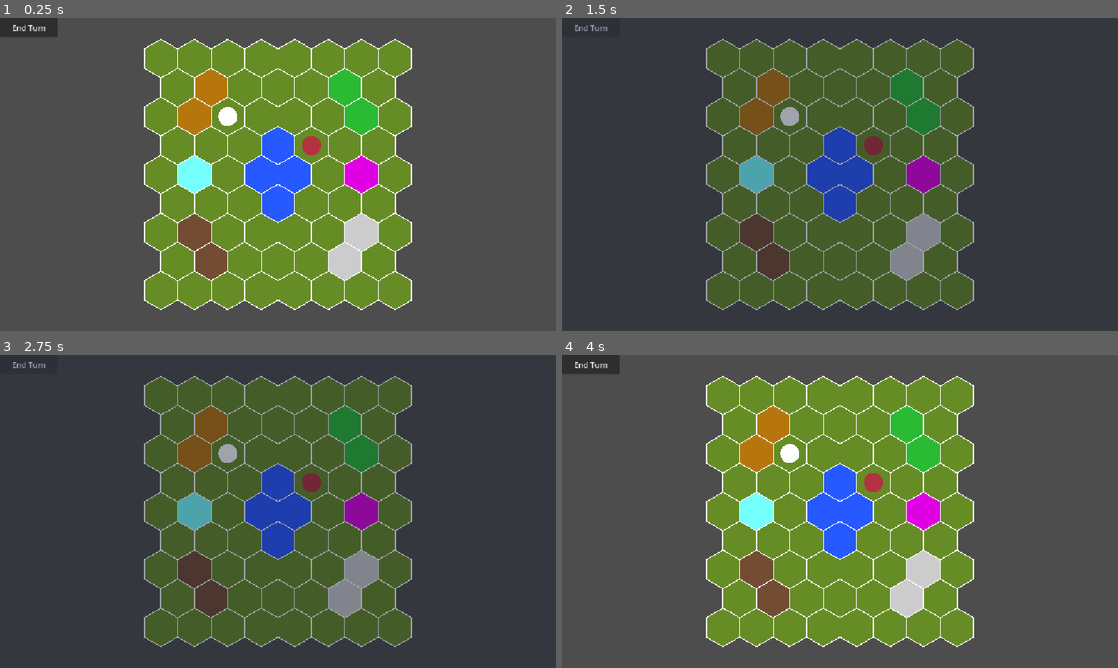
Above: before the commit, frames 1-4 (two rows, left to right).
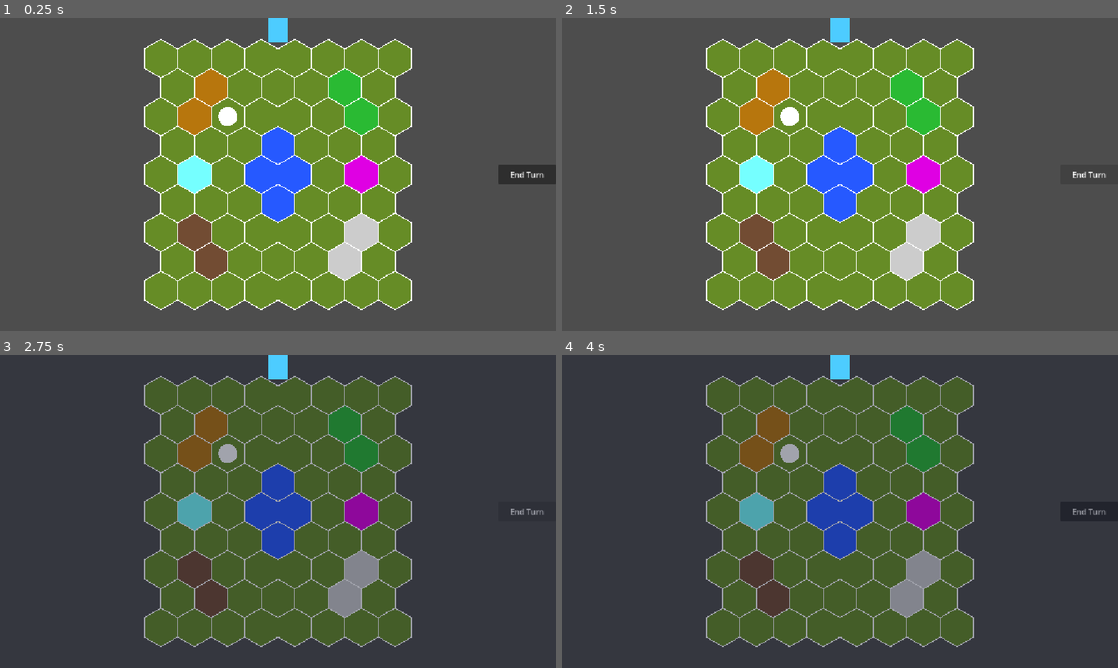
Above: after the commit, the same moments.

Repository: CookieZ0710/armello-lite
Game: Godot game, scene res://scenes/Main.tscn
The game is run twice, just before and just after one commit, with the same random seed, the same clock (stepped at 60 frames per second) and the same inputs.
Inputs (mouse positions are in pixels of both pictures, inside the frame that each line leads up to):
- Up to frame 1 (0.25 s): no input
- Up to frame 2 (1.5 s): click "End Turn" at 0.5 s; click "End Turn" at 1.25 s
- Up to frame 3 (2.75 s): click "End Turn" at 2 s
- Up to frame 4 (4 s): tap Enter at 2.75 s; move the mouse to (723, 395) at 2.77 s; click (723, 395) at 2.92 s; tap Space at 3.5 s; move the mouse to (756, 395) at 3.52 s; click (756, 395) at 3.67 s

The runs differ from the first frame. In frame 1, 1.7% of the frame differs, in the area x 0-100%, y 0-54%; in frame 2, 39%; in frame 3, 0.5%; in frame 4, 39%, in the area x 2-100%, y 0-94%.
Error after the commit: Invalid call. Nonexistent function 'active_phase' in base 'Area2D (npc.gd)'. (res://scripts/main.gd:162)

Commit message:
test add royal guard to turn manager
testing new NPC royal guard in addition to turn manager having to tend to day queue and night queue

Diff:
--- a/data/characters/placeholder_bane.tres
+++ b/data/characters/placeholder_bane.tres
@@ -4,6 +4,7 @@
 
 [resource]
 script = ExtResource("1_bnr2e")
+character_name = "Bane"
 fight = 4
 body = 4
 wits = 0
--- /dev/null
+++ b/data/characters/royal_guard.tres
@@ -0,0 +1,11 @@
+[gd_resource type="Resource" script_class="CharacterData" format=3 uid="uid://ekhyeiqg0c4k"]
+
+[ext_resource type="Script" uid="uid://c06efxbhxb5nc" path="res://scripts/data/character_data.gd" id="1_1vg3m"]
+
+[resource]
+script = ExtResource("1_1vg3m")
+character_name = "Royal Guard"
+fight = 4
+wits = 0
+spirit = 0
+metadata/_custom_type_script = "uid://c06efxbhxb5nc"
--- a/scenes/Main.tscn
+++ b/scenes/Main.tscn
@@ -9,8 +9,16 @@
 [node name="CanvasLayer" type="CanvasLayer" parent="." unique_id=257339680]
 
 [node name="EndTurnButton" type="Button" parent="CanvasLayer" unique_id=1729141878]
-offset_right = 120.0
-offset_bottom = 40.0
+anchors_preset = 6
+anchor_left = 1.0
+anchor_top = 0.5
+anchor_right = 1.0
+anchor_bottom = 0.5
+offset_left = -120.0
+offset_top = -20.0
+offset_bottom = 20.0
+grow_horizontal = 0
+grow_vertical = 2
 text = "End Turn"
 
 [node name="NightOverlay" type="ColorRect" parent="CanvasLayer" unique_id=396320373]
@@ -23,5 +31,14 @@
 mouse_filter = 2
 color = Color(0.0627451, 0.08235294, 0.16862746, 0.39215687)
 
+[node name="TurnOrderBar" type="HBoxContainer" parent="CanvasLayer" unique_id=1316951332]
+anchors_preset = 10
+anchor_right = 1.0
+offset_bottom = 50.0
+grow_horizontal = 2
+size_flags_horizontal = 3
+size_flags_vertical = 4
+alignment = 1
+
 [node name="TurnManager" type="Node" parent="." unique_id=1295381014]
 script = ExtResource("2_rvslj")
--- a/scripts/TurnManager.gd
+++ b/scripts/TurnManager.gd
@@ -2,41 +2,68 @@
 
 signal turn_changed(actor: Node)
 signal phase_changed(is_night: bool)
+signal queue_changed
 
+var all_actors: Array[Node] = []
 var turn_queue: Array[Node] = []
+var completed_actors: Array[Node] = []
+
+var queue_started: bool = false
 var current_turn_index: int = 0
 var current_actor: Node = null
 var is_night: bool = false
 
-func setup(queue: Array[Node]) -> void:
-	print("=== TurnManager Setup ===")
-	print("Received queue: ", queue)
-	print("Queue size: ", queue.size())
+func register_actor(actor: Node) -> void:
+	if not is_instance_valid(actor):
+		return
 
-	turn_queue = queue
+	if all_actors.has(actor):
+		return
+
+	all_actors.append(actor)
+
+	if queue_started:
+		rebuild_turn_queue()
+
+	queue_changed.emit()
+
+func start_queue() -> void:
+	completed_actors.clear()
 	current_turn_index = 0
 	is_night = false
+	queue_started = true
+
+	rebuild_turn_queue()
+
+	if turn_queue.is_empty():
+		current_actor = null
+		return
 
 	start_current_turn()
 
+func rebuild_turn_queue() -> void:
+	turn_queue.clear()
 
+	for actor in all_actors:
+		if not is_instance_valid(actor):
+			continue
+
+		if actor.has_method("can_act_during_phase"):
+			if not actor.can_act_during_phase(is_night):
+				continue
+
+		turn_queue.append(actor)
+
+	current_turn_index = 0
+	queue_changed.emit()
 
 func start_current_turn() -> void:
-	#print("=== Starting Turn ===")
-	#print("Queue size: ", turn_queue.size())
-	#print("Current index: ", current_turn_index)
-
 	if turn_queue.is_empty():
-		#push_error("Turn queue is empty!")
 		current_actor = null
 		return
 
+	current_turn_index = current_turn_index % turn_queue.size()
 	current_actor = turn_queue[current_turn_index]
-	#print("Current actor: ", current_actor)
-#
-	#if current_actor == null:
-		#push_error("Current actor is null inside the turn queue!")
-		#return
 
 	if current_actor.has_method("reset_ap"):
 		current_actor.reset_ap()
@@ -45,14 +72,21 @@
 
 
 func end_turn() -> void:
-	if turn_queue.is_empty():
+	if turn_queue.is_empty() or current_actor == null:
 		return
 
+	completed_actors.append(current_actor)
 	current_turn_index += 1
 
 	if current_turn_index >= turn_queue.size():
-		current_turn_index = 0
 		is_night = not is_night
+		completed_actors.clear()
+
 		phase_changed.emit(is_night)
+		rebuild_turn_queue()
 
+	queue_changed.emit()
 	start_current_turn()
+
+func has_finished_turn(actor: Node) -> bool:
+	return completed_actors.has(actor)
--- a/scripts/entities/npc.gd
+++ b/scripts/entities/npc.gd
@@ -2,10 +2,14 @@
 
 @export var character_data: CharacterData
 @export var radius: float = 20.0
+@export_enum("Both", "Day", "Night")
 
 var current_health: int
 var max_health: int
 var fight: int
+var coordinates: Vector2i = Vector2i.ZERO
+var active_phase: String = "Night"
+
 
 func _ready() -> void:
 	var points = PackedVector2Array()
@@ -32,3 +36,13 @@
 	print("Name: ", character_data.character_name)
 	print("Fight: ", fight)
 	print("Health: ", current_health, "/", max_health)
+
+
+func can_act_during_phase(is_night: bool) -> bool:
+	if active_phase == "Both":
+		return true
+
+	if is_night:
+		return active_phase == "Night"
+
+	return active_phase == "Day"
--- a/scripts/main.gd
+++ b/scripts/main.gd
@@ -5,6 +5,7 @@
 
 const NPC = preload("res://scenes/NPC.tscn")
 const BANE_DATA = preload("res://data/characters/placeholder_bane.tres")
+const GUARD_DATA = preload("res://data/characters/royal_guard.tres")
 
 const HEX_TILE = preload("res://scenes/HexTile.tscn")
 const GRASS_DATA = preload("res://data/tiles/grass.tres")
@@ -23,8 +24,10 @@
 var player_coordinates = Vector2i(2, 2) # spawn point
 var hex_tiles = {}						# our map container
 var bane
+var guard
 
 @onready var turn_manager = $TurnManager
+@onready var turn_order_bar:HBoxContainer = $CanvasLayer/TurnOrderBar
 
 
 func _ready() -> void:
@@ -40,13 +43,13 @@
 	player_coordinates = offset_to_axial(2, 2)
 	create_player()		# add player
 	spawn_bane()
+	spawn_guard()
 
 	turn_manager.turn_changed.connect(_on_turn_changed)
 	turn_manager.phase_changed.connect(_on_phase_changed)
 
-	var actors: Array[Node] = [player, bane]
-
-	turn_manager.setup(actors)
+	turn_manager.start_queue()
+	update_turn_order_ui()
 
 
 # take normal coord into logical use
@@ -151,9 +154,12 @@
 	add_child(player)
 	player.position = hex_tiles[player_coordinates].position
 
+	turn_manager.register_actor(player)
+
 func spawn_bane() -> void:
 	bane = NPC.instantiate()
 	bane.character_data = BANE_DATA
+	bane.active_phase("Night")
 
 	# Temporary spawn location, using the same
 	# offset coordinates as map generation.
@@ -166,6 +172,29 @@
 
 	add_child(bane)
 	bane.position = hex_tiles[spawn_coordinates].position
+
+	turn_manager.register_actor(bane)
+
+func spawn_guard() -> void:
+	guard = NPC.instantiate()
+	guard.character_data = GUARD_DATA
+	guard.active_phase("Day")
+
+	# Temporary spawn location, using the same
+	# offset coordinates as map generation.
+	var spawn_coordinates = offset_to_axial(6, 3)
+
+	if not hex_tiles.has(spawn_coordinates):
+		push_warning("Guard spawn tile does not exist!")
+		guard.free()
+		guard = null
+		return
+	guard.coordinates = spawn_coordinates
+
+	add_child(guard)
+	guard.position = hex_tiles[spawn_coordinates].position
+
+	turn_manager.register_actor(guard)
 
 
 func move_player(new_coordinates):
@@ -187,16 +216,29 @@
 
 	player.change_health(tile.tile_data.health_change)
 
-#func setup_turn_queue() -> void:
-	#turn_queue.clear()
-	#
-	#if player != null:
-		#turn_queue.append(player)
-	#if bane != null:
-		#turn_queue.append(bane)
-		#
-	#current_turn_index = 0
-	#start_current_turn()
+func update_turn_order_ui() -> void:
+	for child in turn_order_bar.get_children():
+		child.queue_free()
+
+	for i in range(turn_manager.turn_queue.size()):
+		var actor= turn_manager.turn_queue[i]
+		var square = ColorRect.new()
+
+		square.custom_minimum_size = Vector2(40, 40)
+		square.mouse_filter = Control.MOUSE_FILTER_IGNORE
+
+		if actor == player:
+			square.color = Color(0.2, 0.45, 0.95)
+		else:
+			square.color = Color(0.85, 0.2, 0.2)
+
+		if i < turn_manager.current_turn_index:
+			square.modulate = Color(0.35, 0.35, 0.35, 0.7)
+
+		if actor == turn_manager.current_actor:
+			square.color = Color(0.3, 0.8, 1.0)
+
+		turn_order_bar.add_child(square)
 
 func _on_turn_changed(actor: Node) -> void:
 	if actor == player:
@@ -205,6 +247,8 @@
 		print("=== Bane's Turn ===")
 		print("Bane cant do shit so pass")
 
+	update_turn_order_ui()
+
 
 # check if tile can move
 func _on_tile_clicked(clicked_coordinates):
@@ -227,3 +271,5 @@
 		print("Night has fallen!")
 	else:
 		print("Day has begun!")
+
+	update_turn_order_ui()
